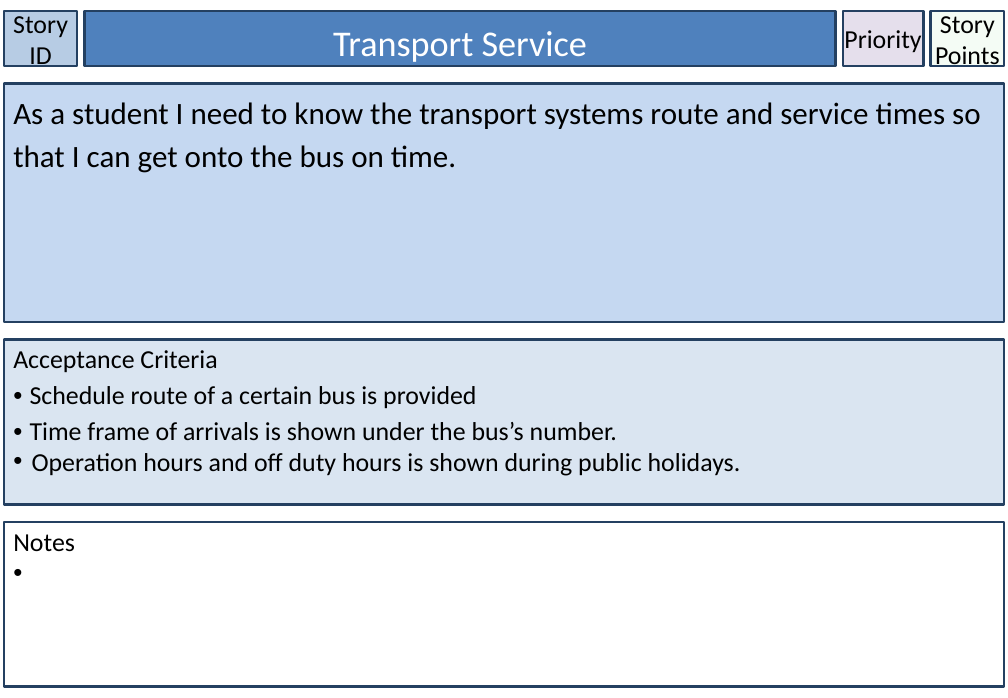
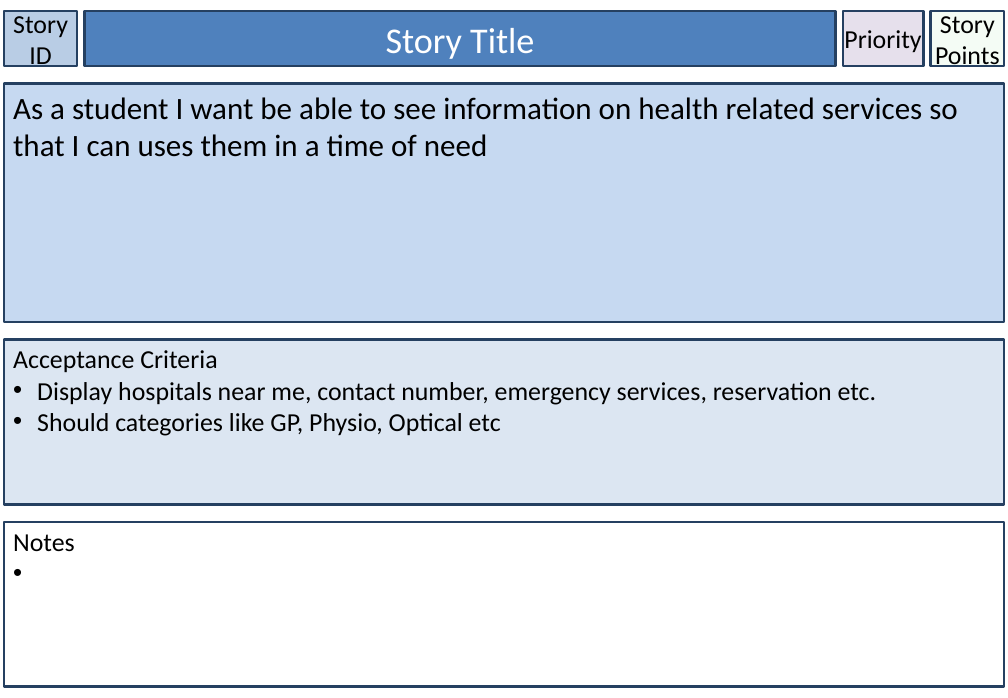
Before and after one commit to lufee84/GROUP-44, a slide deck: slide 49 of Adrian - STORY CARD.pptx (slide 37 before the commit). Drawn at 1008x698 pixels with LibreOffice and Linux fonts; fonts in the diff are those of the drawing. Boxes give left, top, right and bottom in pixels: in the first picture for what was removed or moved away, otherwise in the second. Text is boxed around its words. In the diff, an @@ line names an element or a change of style, - is before the commit and + after.

```diff
--- a/Adrian - STORY CARD.pptx
+++ b/Adrian - STORY CARD.pptx
@@ rectangle "Story Title" at [85,11,836,66]: outline #244061 2 pt to #254061 2 pt @@
@@ text in rectangle at [386,28,534,59]: text changed @@
-Transport Service
+Story Title
@@ rectangle "As a student I want ..." at [4,84,1004,322]: fill #C5D8F1 to #C6D9F1; outline #244061 2 pt to #254061 2 pt @@
@@ text in rectangle at [13,97,957,157]: text changed @@
-As a student I need to know the transport systems route and service times so that I can get onto the bus on time.
+As a student I want be able to see information on health related services so that I can uses them in a time of need
@@ rectangle "Acceptance Criteria" at [4,340,1004,504]: fill #DAE5F1 to #DCE6F2; outline #244061 2 pt to #254061 2 pt @@
@@ text in rectangle at [37,382,877,436]: text changed @@
-• Schedule route of a certain bus is provided
-• Time frame of arrivals is shown under the bus’s number.
-• Operation hours and off duty hours is shown during public holidays.
+• Display hospitals near me, contact number, emergency services, reservation etc.
+• Should categories like GP, Physio, Optical etc
```
Also in this commit, not shown: 57 other slides changed, 9 slides added, 4 slides removed, 5 other files.
